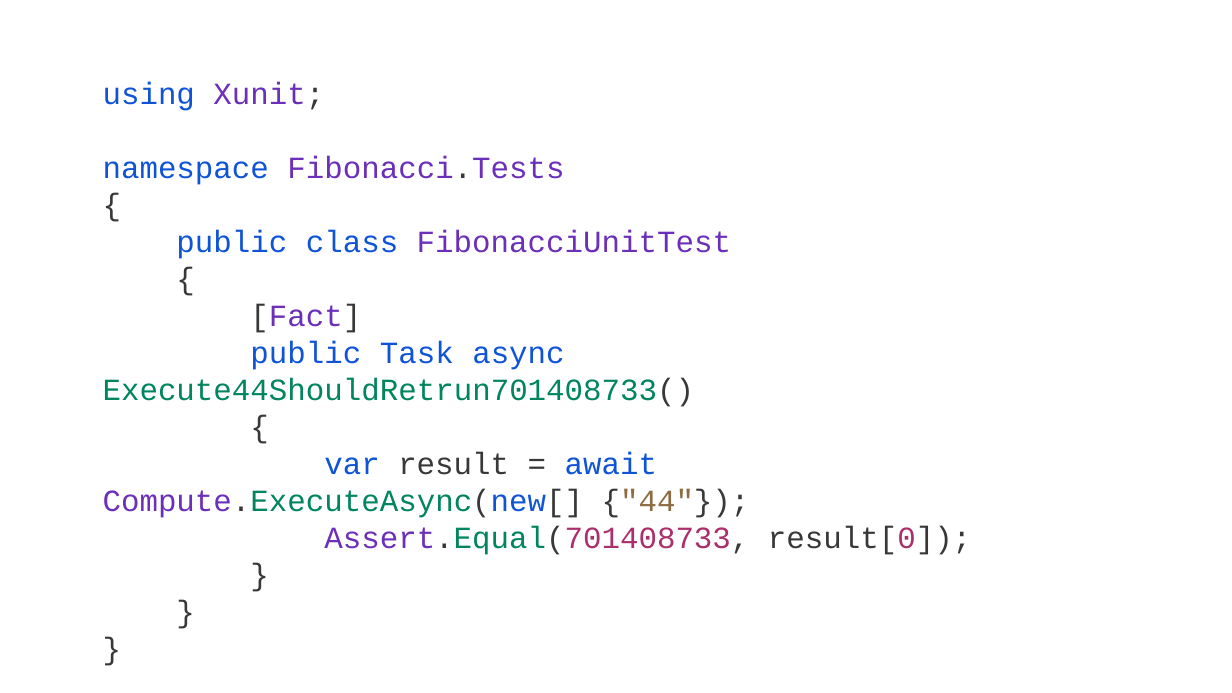
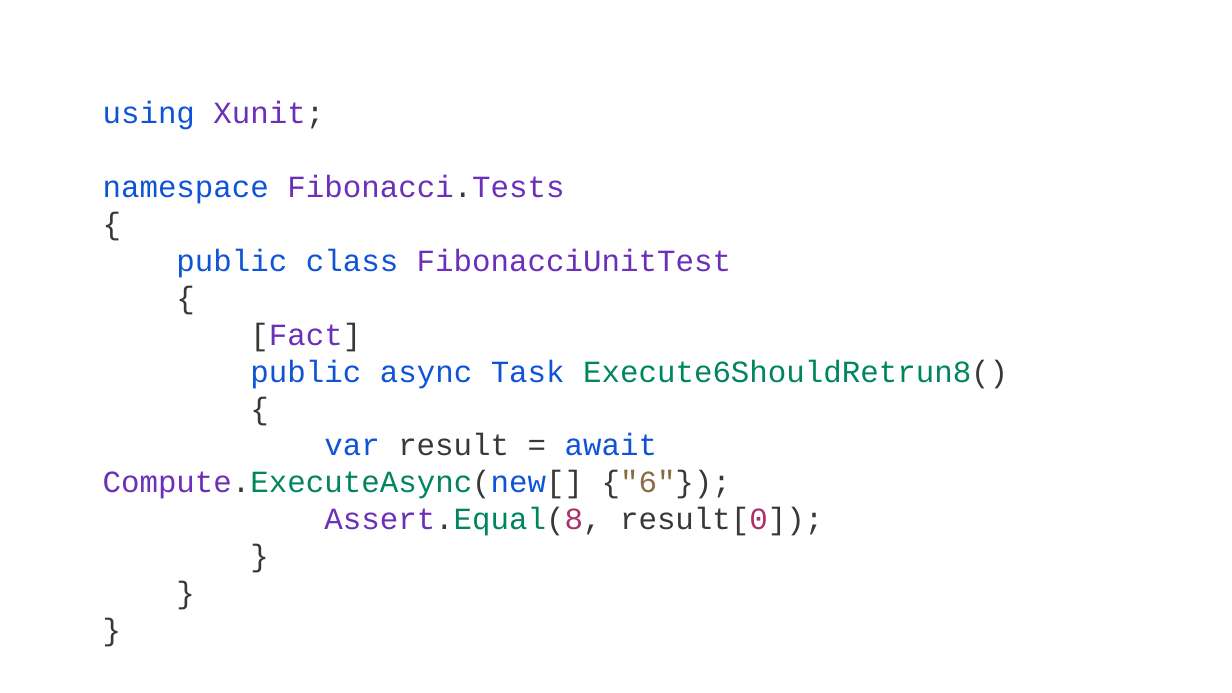
Before and after one commit to guillaume-chervet/course.dotnet, a slide deck: slide 95 of documentations/dotnet6.pptx. Drawn at 1232x693 pixels with LibreOffice and Linux fonts; fonts in the diff are those of the drawing. Boxes give left, top, right and bottom in pixels: in the first picture for what was removed or moved away, otherwise in the second. Text is boxed around its words. In the diff, an @@ line names an element or a change of style, - is before the commit and + after.

```diff
--- a/documentations/dotnet6.pptx
+++ b/documentations/dotnet6.pptx
@@ text at [103,101,1008,536]: text changed @@
-using Xunit;
-namespace Fibonacci.Tests
-{
-public class FibonacciUnitTest
-{
-[Fact]
-public Task async Execute44ShouldRetrun701408733()
-{
-var result = await Compute.ExecuteAsync(new[] {"44"});
-Assert.Equal(701408733, result[0]);
-}
-}
-}
+using Xunit;
+namespace Fibonacci.Tests
+{
+public class FibonacciUnitTest
+{
+[Fact]
+public async Task Execute6ShouldRetrun8()
+{
+var result = await Compute.ExecuteAsync(new[] {"6"});
+Assert.Equal(8, result[0]);
+}
+}
+}
```
Also in this commit, not shown: 4 other slides changed.
